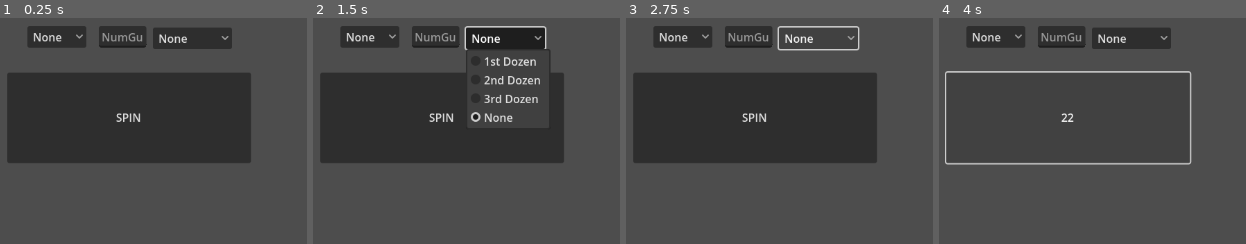
Above: before the commit, frames 1-4 (left to right).
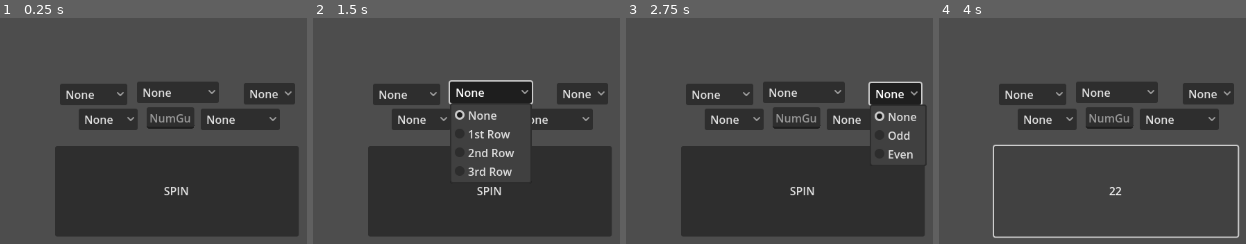
Above: after the commit, the same moments.

Repository: Nobodylollol/SypProjekt
Game: Godot game, scene res://node_2d.tscn
The game is run twice, just before and just after one commit, with the same random seed, the same clock (stepped at 60 frames per second) and the same inputs.
Inputs:
- Up to frame 1 (0.25 s): no input
- Up to frame 2 (1.5 s): click "None" at 0.5 s; click "None" at 1.25 s
- Up to frame 3 (2.75 s): click "None" at 2 s
- Up to frame 4 (4 s): click "SPIN" at 2.75 s; click "1" at 3.5 s

The runs differ from the first frame. In frame 1, 52% of the frame differs, in the area x 2-98%, y 3-97%; in frame 2, 50%; in frame 3, 50%; in frame 4, 12%.

Commit message:
Extended the Pointvalidation
Implements check for halfs, columns and odd/even

Diff:
--- a/Scripts/PointValidation.gd
+++ /dev/null
@@ -1,57 +0,0 @@
-extends Node
-
-@onready var NumGen 	:= $"../SpinButton"
-@onready var NumInput 	:= $"../NumberInput"
-@onready var OptionCol 	:= $"../ColorSelect"
-@onready var OptionDoz	:= $"../SelectDozen"
-
-const BLACK := [2,4,6,8,10,11,13,15,17,20,22,24,26,28,31,33,35]
-const RED 	:= [1,3,5,7,9,12,14,16,18,19,21,23,25,27,30,32,34,36]
-
-func _on_spin_button_validate_score() -> int:
-	self.text=""
-	if NumGen.getResult()==NumInput.getNumEntered():
-		self.text="	You've guessed the right number\n
-					Calculating score"
-		return 1;
-
-	if checkForColorWithInt(NumGen.getResult()) == checkForColorWithStr(str(OptionCol.getSelection())):
-		self.text= "	You've guessed the right color\n
-							Calculating score"
-
-	if checkForThird(NumGen.getResult())==checkForThirdWithId():
-		self.text=	"You've guessed the right Third \n
-					Calculating score"
-	return -1
-
-func checkForColorWithInt(Check :int) -> String:
-	if Check==0:
-		return "GREEN"
-	if !(RED.find(Check)==-1):
-		return "RED"
-	elif !(BLACK.find(Check)==-1):
-		return "BLACK"
-	return "ERR"
-
-func checkForColorWithStr(Check :String) -> String:
-	if Check=="3":
-		return "GREEN"
-	elif Check=="2":
-		return "RED"
-	elif Check=="1":
-		return "BLACK"
-	return "ERR"
-
-func checkForThird(input:int)->int:
-	if   1  <= input && input <= 12:
-		return 1;
-	elif 13 <= input && input <= 24:
-		return 2;
-	elif 25 <= input && input <= 36:
-		return 3;
-	return -1
-
-func checkForThirdWithId()->int:
-	if OptionDoz.getSelection() != 0:
-		return OptionDoz.getSelection()
-	return -1
--- /dev/null
+++ b/Scripts/Point_Validation.gd
@@ -0,0 +1,125 @@
+extends Node
+
+@onready var NumGen 		:= $"../SpinButton"
+@onready var NumInput 		:= $"../NumberInput"
+@onready var OptionCol 		:= $"../ColorSelect"
+@onready var OptionDoz		:= $"../SelectDozen"
+@onready var OptionOddEven	:= $"../SelectOddEven"
+@onready var OptionHalf		:= $"../SelectHalf"
+@onready var OptionColumn	:= $"../SelectRow"
+
+const BLACK := [2,4,6,8,10,11,13,15,17,20,22,24,26,28,31,33,35]
+const RED 	:= [1,3,5,7,9,12,14,16,18,19,21,23,25,27,30,32,34,36];
+
+const ROWS	:= 	[
+					[1,4,7,10,13,16,19,22,25,28,31,34],
+					[2,5,8,11,14,17,20,23,26,29,32,35],
+					[3,6,9,12,15,18,21,24,27,30,33,36]
+				]
+
+const COLUMNS :Array[Array] =[
+								[01,02,03],[04,05,06],[07,08,09],[10,11,12],
+								[13,14,15],[16,17,18],[19,20,21],[22,23,24],
+								[25,26,27],[28,29,30],[31,32,33],[34,35,36]
+							 ]
+
+func _on_spin_button_validate_score() -> int:
+	var input = NumGen.getResult();
+	self.text=""
+	if input==NumInput.getNumEntered():
+		self.text="	You've guessed the right number\n
+							Calculating score"
+		return 1;
+
+	elif checkForColorWithInt(input) == checkForColorWithStr(str(OptionCol.getSelection())):
+		self.text= "	You've guessed the right color\n
+							Calculating score"
+
+	elif checkForThird(input)==checkForThirdWithId():
+		self.text=	"You've guessed the right Third \n
+					Calculating score"
+	elif checkForOddEven(input) == checkForOddEvenWithId():
+		self.text=	"You've guessed the right parity \n
+							Calculating Score"
+	elif checkForRow(input) == checkForRowWithId():
+		self.text=	"You've guessed the right Row \n
+							Calculating Score"
+
+	return -1
+
+func checkForColorWithInt(Check :int)		->	String:
+	if Check==0:
+		return "GREEN"
+	if !(RED.find(Check)==-1):
+		return "RED"
+	elif !(BLACK.find(Check)==-1):
+		return "BLACK"
+	return "ERR"
+
+func checkForColorWithStr(Check :String)	->	String:
+	if Check=="3":
+		return "GREEN"
+	elif Check=="2":
+		return "RED"
+	elif Check=="1":
+		return "BLACK"
+	return "-1"
+
+func checkForThird(input:int)	->	int:
+	if   1  <= input && input <= 12:
+		return 1;
+	elif 13 <= input && input <= 24:
+		return 2;
+	elif 25 <= input && input <= 36:
+		return 3;
+	return -1
+
+func checkForThirdWithId()		->	int:
+	if OptionDoz.getSelection() != 0:
+		return OptionDoz.getSelection()
+	return -1
+
+func checkForOddEven(input:int)	->	int:
+	if !(OptionOddEven.getSelection())==0:
+		return input % 2;
+	else:
+		return 2;
+
+
+func checkForOddEvenWithId()	->	int:
+		if OptionOddEven.getSelection() == 1:
+			return 1
+		elif OptionOddEven.getSelection() == 2:
+			return 0
+		else:
+			return -1;
+
+func checkForHalf(input:int)	->	int:
+	if 		0 <= input && input <= 18:
+		return 0
+	elif	19 <= input && input <= 36:
+		return 1
+	return -1
+
+func checkForHalfWithId()		->	int:
+	if OptionHalf.getSelection() == 1:
+		return 0
+	elif OptionHalf.getSelection() == 0:
+		return 1
+	else:
+		return -1
+
+func checkForRow(input:int)		->	int:
+	if ROWS[0].find(input)!=-1:
+		return 1
+	elif ROWS[1].find(input)!=-1:
+		return 2
+	elif ROWS[2].find(input)!=-1:
+		return 3
+	return -1
+
+func checkForRowWithId()		->	int:
+	if OptionColumn.getSelection() != 0:
+		return OptionColumn.getSelection()
+	else:
+		return -1
--- /dev/null
+++ b/Scripts/select_half.gd
@@ -0,0 +1,5 @@
+extends OptionButton
+class_name Halfs
+
+func getSelection() -> int:
+	return self.get_selected_id();
--- /dev/null
+++ b/Scripts/select_odd_even.gd
@@ -0,0 +1,5 @@
+extends OptionButton
+class_name OddEven
+
+func getSelection() -> int:
+	return self.get_selected_id();
--- /dev/null
+++ b/Scripts/select_row.gd
@@ -0,0 +1,5 @@
+extends OptionButton
+class_name Column
+
+func getSelection() -> int:
+	return self.get_selected_id();
--- a/node_2d.tscn
+++ b/node_2d.tscn
@@ -1,41 +1,44 @@
-[gd_scene load_steps=6 format=3 uid="uid://bu5p1xv3i5tx"]
+[gd_scene load_steps=9 format=3 uid="uid://bu5p1xv3i5tx"]
 
 [ext_resource type="Script" uid="uid://baknkw5ycff34" path="res://Scripts/Random_Number_Generator.gd" id="1_wtcfe"]
 [ext_resource type="Script" uid="uid://lu666hjdufpn" path="res://Scripts/line_edit.gd" id="2_0e48y"]
-[ext_resource type="Script" uid="uid://46rar433lwbx" path="res://Scripts/PointValidation.gd" id="3_epypp"]
-[ext_resource type="Script" uid="uid://gof3re1mf8i4" path="res://Scripts/ColorSelect.gd" id="4_0hol4"]
-[ext_resource type="Script" uid="uid://cp314g78a7d17" path="res://select_dozen.gd" id="5_q6r6c"]
+[ext_resource type="Script" uid="uid://46rar433lwbx" path="res://Scripts/Point_Validation.gd" id="3_epypp"]
+[ext_resource type="Script" uid="uid://gof3re1mf8i4" path="res://Scripts/Color_Select.gd" id="4_0hol4"]
+[ext_resource type="Script" uid="uid://cp314g78a7d17" path="res://Scripts/select_dozen.gd" id="5_q6r6c"]
+[ext_resource type="Script" uid="uid://dt0pyl57r78iu" path="res://Scripts/select_odd_even.gd" id="6_kdubu"]
+[ext_resource type="Script" uid="uid://bnb4vgbk7jyq7" path="res://Scripts/select_half.gd" id="7_rj586"]
+[ext_resource type="Script" uid="uid://c15pbsj6nx8tr" path="res://Scripts/select_row.gd" id="8_4d7sh"]
 
 [node name="Node2D" type="Node2D"]
 
 [node name="SpinButton" type="Button" parent="."]
-offset_left = 345.0
-offset_top = 252.0
-offset_right = 696.29974
-offset_bottom = 382.57376
+offset_left = 414.0
+offset_top = 358.0
+offset_right = 765.29974
+offset_bottom = 488.57376
 text = "SPIN"
 script = ExtResource("1_wtcfe")
 
 [node name="NumberInput" type="LineEdit" parent="."]
-offset_left = 477.0
-offset_top = 185.0
-offset_right = 545.5625
-offset_bottom = 216.0
+offset_left = 546.0
+offset_top = 302.0
+offset_right = 614.5625
+offset_bottom = 333.0
 placeholder_text = "NumGuess"
 script = ExtResource("2_0e48y")
 
 [node name="Output" type="Label" parent="."]
-offset_left = 352.0
-offset_top = 104.0
-offset_right = 693.0
-offset_bottom = 191.0
+offset_left = 354.0
+offset_top = 39.0
+offset_right = 695.0
+offset_bottom = 126.0
 script = ExtResource("3_epypp")
 
 [node name="ColorSelect" type="OptionButton" parent="."]
-offset_left = 374.0
-offset_top = 185.0
-offset_right = 459.0
-offset_bottom = 216.0
+offset_left = 448.0
+offset_top = 304.0
+offset_right = 533.0
+offset_bottom = 335.0
 selected = 3
 item_count = 4
 popup/item_0/text = "GREEN"
@@ -49,10 +52,10 @@
 script = ExtResource("4_0hol4")
 
 [node name="SelectDozen" type="OptionButton" parent="."]
-offset_left = 555.0
-offset_top = 187.0
-offset_right = 669.0
-offset_bottom = 218.0
+offset_left = 624.0
+offset_top = 304.0
+offset_right = 738.0
+offset_bottom = 335.0
 selected = 3
 item_count = 4
 popup/item_0/text = "1st Dozen"
@@ -65,6 +68,53 @@
 popup/item_3/id = 0
 script = ExtResource("5_q6r6c")
 
+[node name="SelectOddEven" type="OptionButton" parent="."]
+offset_left = 686.0
+offset_top = 267.0
+offset_right = 760.0
+offset_bottom = 298.0
+selected = 0
+item_count = 3
+popup/item_0/text = "None"
+popup/item_0/id = 0
+popup/item_1/text = "Odd"
+popup/item_1/id = 1
+popup/item_2/text = "Even"
+popup/item_2/id = 2
+script = ExtResource("6_kdubu")
+
+[node name="SelectHalf" type="OptionButton" parent="."]
+offset_left = 421.0
+offset_top = 268.0
+offset_right = 518.0
+offset_bottom = 299.0
+selected = 0
+item_count = 3
+popup/item_0/text = "None"
+popup/item_0/id = 0
+popup/item_1/text = "1st Half"
+popup/item_1/id = 1
+popup/item_2/text = "2nd Half"
+popup/item_2/id = 2
+script = ExtResource("7_rj586")
+
+[node name="SelectRow" type="OptionButton" parent="."]
+offset_left = 532.0
+offset_top = 265.0
+offset_right = 650.0
+offset_bottom = 296.0
+selected = 0
+item_count = 4
+popup/item_0/text = "None"
+popup/item_0/id = 0
+popup/item_1/text = "1st Row"
+popup/item_1/id = 1
+popup/item_2/text = "2nd Row"
+popup/item_2/id = 2
+popup/item_3/text = "3rd Row"
+popup/item_3/id = 3
+script = ExtResource("8_4d7sh")
+
 [connection signal="button_down" from="SpinButton" to="SpinButton" method="_on_button_down"]
 [connection signal="validateScore" from="SpinButton" to="Output" method="_on_spin_button_validate_score"]
 [connection signal="text_changed" from="NumberInput" to="NumberInput" method="_on_text_changed"]
Renamed: Scripts/ColorSelect.gd -> Scripts/Color_Select.gd
Renamed: Scripts/ColorSelect.gd.uid -> Scripts/Color_Select.gd.uid
Renamed: Scripts/PointValidation.gd.uid -> Scripts/Point_Validation.gd.uid
Renamed: select_dozen.gd -> Scripts/select_dozen.gd
Renamed: select_dozen.gd.uid -> Scripts/select_dozen.gd.uid
Not shown, added: Scripts/select_half.gd.uid
Not shown, added: Scripts/select_odd_even.gd.uid
Not shown, added: Scripts/select_row.gd.uid
Not shown, changed: ToDO.txt
